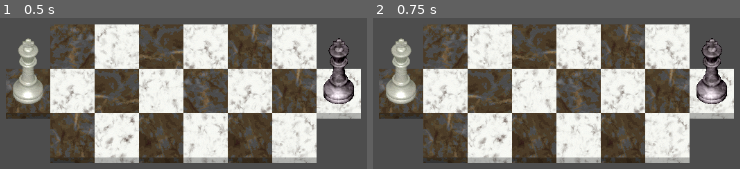
Above: before the commit, frames 1-2 (left to right).
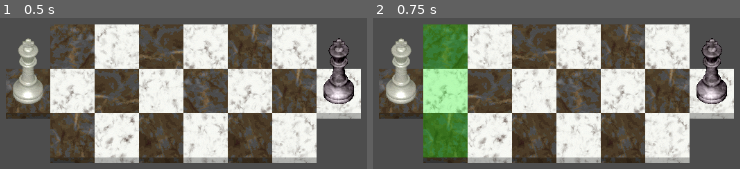
Above: after the commit, the same moments.

Repository: tspr0tege/Tactical-Chess
Game: Godot game, scene res://main.tscn
Two runs of this game, one before a commit and one after it. Both use one fixed random seed, a clock stepped at 60 frames per second and the inputs below. Before the commit the project has no main scene; this scene is started directly in both runs.
Inputs (mouse positions are in pixels of both pictures, inside the frame that each line leads up to):
- Up to frame 1 (0.5 s): no input
- Up to frame 2 (0.75 s): click (402, 90) at 0.52 s

Frame 1 is identical in both runs. In frame 2, 11% of the frame differs, in the area x 13-26%, y 3-93%.

Commit message:
Added tile highlights
Clicking on the Kings will now search each square around them and turn
on the clickable movement tiles that have also been added.

Turns still need to be added (currently, either King can be clicked)
Clicking on the tiles currently does not execute the move
Clicking on a new piece needs to clear all the highlights from the
previous piece. Add a reset function.

Diff:
--- /dev/null
+++ b/board_tile.gd
@@ -0,0 +1,7 @@
+extends Node2D
+
+var coords = []
+var tenant
+
+func _on_texture_button_pressed():
+	print("Board Tile pressed. Coords: " + str(coords))
--- a/board_tile.tscn
+++ b/board_tile.tscn
@@ -1,11 +1,30 @@
-[gd_scene load_steps=2 format=3 uid="uid://ofjs7lyx3qgd"]
+[gd_scene load_steps=3 format=3 uid="uid://ofjs7lyx3qgd"]
 
 [ext_resource type="Texture2D" uid="uid://bckf1dtne2qvw" path="res://sprites/Top Down/Tiles/Marble 1 TD 64x72.png" id="1_hqe22"]
+[ext_resource type="Script" path="res://board_tile.gd" id="1_kfkfc"]
 
 [node name="BoardTile" type="Node2D"]
+script = ExtResource("1_kfkfc")
 
 [node name="Sprite2D" type="Sprite2D" parent="."]
+z_index = 1
 texture = ExtResource("1_hqe22")
 offset = Vector2(0, 4)
 hframes = 4
 vframes = 2
+
+[node name="TextureButton" type="TextureButton" parent="."]
+visible = false
+z_index = 2
+offset_left = -32.0
+offset_top = -32.0
+offset_right = 32.0
+offset_bottom = 32.0
+
+[node name="Polygon2D" type="Polygon2D" parent="TextureButton"]
+modulate = Color(1, 1, 1, 0.266667)
+color = Color(0, 1, 0, 1)
+offset = Vector2(32, 32)
+polygon = PackedVector2Array(-32, -32, 32, -32, 32, 32, -32, 32)
+
+[connection signal="pressed" from="TextureButton" to="." method="_on_texture_button_pressed"]
--- a/chess_piece.tscn
+++ b/chess_piece.tscn
@@ -4,3 +4,15 @@
 
 [node name="ChessPiece" type="Node2D"]
 script = ExtResource("1_hxf24")
+
+[node name="TextureButton" type="TextureButton" parent="."]
+offset_left = -32.0
+offset_top = -32.0
+offset_right = 32.0
+offset_bottom = 32.0
+
+[node name="Polygon2D" type="Polygon2D" parent="."]
+visible = false
+polygon = PackedVector2Array(-32, -32, 32, -32, 32, 32, -32, 32)
+
+[connection signal="pressed" from="TextureButton" to="." method="_on_chesspiece_clicked"]
--- /dev/null
+++ b/gamespace.tscn
@@ -0,0 +1,73 @@
+[gd_scene load_steps=11 format=3 uid="uid://nqnhu5oj2opp"]
+
+[ext_resource type="Texture2D" uid="uid://bckf1dtne2qvw" path="res://sprites/Top Down/Tiles/Marble 1 TD 64x72.png" id="1_gk0qi"]
+
+[sub_resource type="AtlasTexture" id="AtlasTexture_x6es6"]
+atlas = ExtResource("1_gk0qi")
+region = Rect2(0, 0, 64, 72)
+
+[sub_resource type="AtlasTexture" id="AtlasTexture_dxo75"]
+atlas = ExtResource("1_gk0qi")
+region = Rect2(64, 0, 64, 72)
+
+[sub_resource type="AtlasTexture" id="AtlasTexture_xf2tx"]
+atlas = ExtResource("1_gk0qi")
+region = Rect2(128, 0, 64, 72)
+
+[sub_resource type="AtlasTexture" id="AtlasTexture_5hghl"]
+atlas = ExtResource("1_gk0qi")
+region = Rect2(192, 0, 64, 72)
+
+[sub_resource type="AtlasTexture" id="AtlasTexture_t3p2y"]
+atlas = ExtResource("1_gk0qi")
+region = Rect2(0, 72, 64, 72)
+
+[sub_resource type="AtlasTexture" id="AtlasTexture_ilek3"]
+atlas = ExtResource("1_gk0qi")
+region = Rect2(64, 72, 64, 72)
+
+[sub_resource type="AtlasTexture" id="AtlasTexture_fijgq"]
+atlas = ExtResource("1_gk0qi")
+region = Rect2(128, 72, 64, 72)
+
+[sub_resource type="AtlasTexture" id="AtlasTexture_yl3f0"]
+atlas = ExtResource("1_gk0qi")
+region = Rect2(192, 72, 64, 72)
+
+[sub_resource type="SpriteFrames" id="SpriteFrames_imf0y"]
+animations = [{
+"frames": [{
+"duration": 1.0,
+"texture": SubResource("AtlasTexture_x6es6")
+}, {
+"duration": 1.0,
+"texture": SubResource("AtlasTexture_dxo75")
+}, {
+"duration": 1.0,
+"texture": SubResource("AtlasTexture_xf2tx")
+}, {
+"duration": 1.0,
+"texture": SubResource("AtlasTexture_5hghl")
+}, {
+"duration": 1.0,
+"texture": SubResource("AtlasTexture_t3p2y")
+}, {
+"duration": 1.0,
+"texture": SubResource("AtlasTexture_ilek3")
+}, {
+"duration": 1.0,
+"texture": SubResource("AtlasTexture_fijgq")
+}, {
+"duration": 1.0,
+"texture": SubResource("AtlasTexture_yl3f0")
+}],
+"loop": true,
+"name": &"default",
+"speed": 5.0
+}]
+
+[node name="Gamespace" type="Node2D"]
+
+[node name="TileSpriites" type="AnimatedSprite2D" parent="."]
+position = Vector2(408, 266)
+sprite_frames = SubResource("SpriteFrames_imf0y")
--- a/project.godot
+++ b/project.godot
@@ -11,6 +11,7 @@
 [application]
 
 config/name="Tactical Chess"
+run/main_scene="res://main.tscn"
 config/features=PackedStringArray("4.1", "Mobile")
 config/icon="res://icon.svg"
 
--- a/scripts/ChessPiece.gd
+++ b/scripts/ChessPiece.gd
@@ -5,6 +5,7 @@
 
 var color
 var type_of_piece
+var coords = []
 
 func createPiece(color, type):
 	self.color = color
@@ -16,3 +17,23 @@
 		spriteSet = blackPieces.instantiate()
 	self.add_child(spriteSet)
 	spriteSet.frame = 8
+
+
+func _on_chesspiece_clicked():
+	print("Clicked on " + str(color) + " " + str(type_of_piece))
+	print("Coords: " + str(coords))
+	var GAME_BOARD = find_parent("GameBoard")
+
+	for x in range(3):
+		for y in range(3):
+
+			# Targeting piece
+			if x == 1 and y == 1: continue
+			# Target is off left or right
+			if coords[0] + (x-1) < 0 or coords[0] + (x-1) > 7: continue
+			# Target is off top or bottom
+			if coords[1] + (y-1) < 0 or coords[1] + (y-1) > 2: continue
+			# Check for corners (missing values in array)
+			if GAME_BOARD.boardTiles[coords[0]+(x-1)][coords[1]+(y-1)] == null: continue
+
+			GAME_BOARD.boardTiles[coords[0]+(x-1)][coords[1]+(y-1)].get_node("TextureButton").visible = true
--- a/scripts/GameBoard.gd
+++ b/scripts/GameBoard.gd
@@ -10,11 +10,13 @@
 		var newRow = []
 		for y in range(3):
 			if (isACorner(x, y)):
+				newRow.push_back(null)
 				continue
 
 			var newBoardTile = BoardTile.instantiate()
 			newBoardTile.position.x = x * 64
 			newBoardTile.position.y = y * 64
+			newBoardTile.coords = [x, y]
 			if (x + y) % 2 == 0:
 				newBoardTile.get_node("Sprite2D").frame = randi_range(4, 7)
 			else:
@@ -28,9 +30,12 @@
 				var color = "White" if (x == 0) else "Black"
 				newChessPiece.createPiece(color, "King")
 				newChessPiece.position = newBoardTile.position
+				newChessPiece.coords = [x, y]
 				add_child(newChessPiece)
 
 		boardTiles.push_back(newRow)
 
+	print(str(boardTiles))
+
 func isACorner(x, y):
 	return (x == 0 or x == 7) and (y == 0 or y == 2)
--- a/sprites/black_marble_sprites.tscn
+++ b/sprites/black_marble_sprites.tscn
@@ -3,6 +3,7 @@
 [ext_resource type="Texture2D" uid="uid://cncvhkocjok4e" path="res://sprites/Top Down/Pieces/Black/Black - Marble 1 128x128.png" id="1_cvsji"]
 
 [node name="BlackMarbleSprites" type="Sprite2D"]
+z_index = 100
 texture = ExtResource("1_cvsji")
 offset = Vector2(0, -26)
 hframes = 4
--- a/sprites/white_marble_sprites.tscn
+++ b/sprites/white_marble_sprites.tscn
@@ -3,6 +3,7 @@
 [ext_resource type="Texture2D" uid="uid://bae6s5bbnme2v" path="res://sprites/Top Down/Pieces/White/White - Marble 1 128x128.png" id="1_qmv0m"]
 
 [node name="WhiteMarbleSprites" type="Sprite2D"]
+z_index = 100
 texture = ExtResource("1_qmv0m")
 offset = Vector2(0, -26)
 hframes = 4
